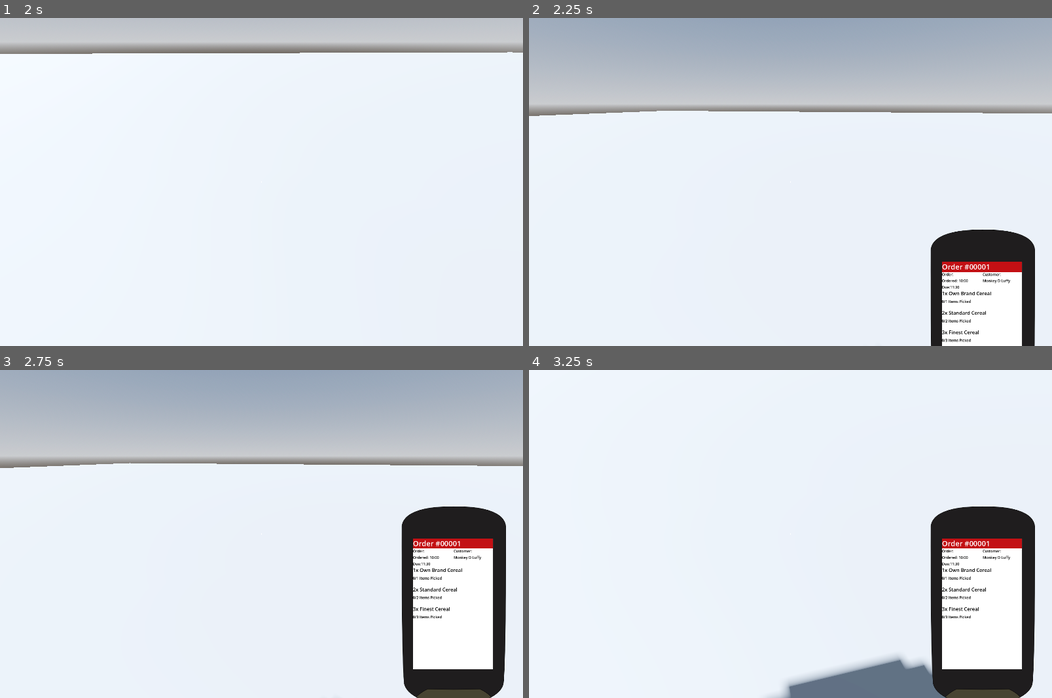
Above: before the commit, frames 1-4 (two rows, left to right).
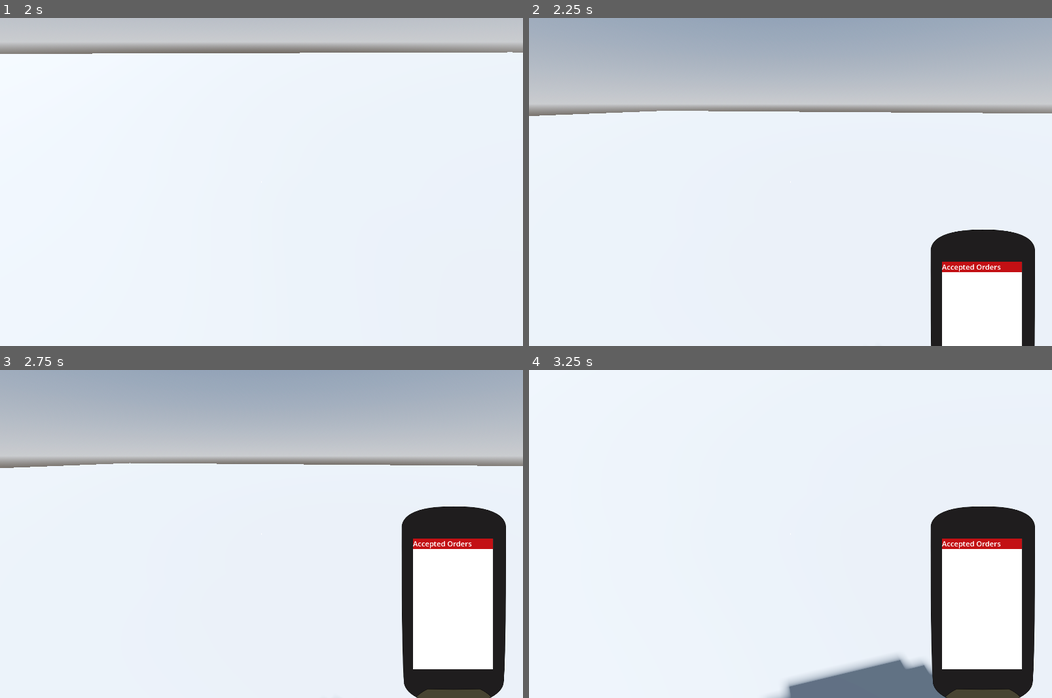
Above: after the commit, the same moments.

Repository: Allus-Interactive/speedy-shopper
Game: Godot game, scene res://game/world/shops/shop.tscn
Same seed, same stepped clock (60 frames per second), same inputs: the game is played once before the commit and once after it.
Inputs (mouse positions are in pixels of both pictures, inside the frame that each line leads up to):
- Up to frame 1 (2 s): tap Enter at 0.5 s; move the mouse to (376, 165) at 0.52 s; hold D (product_rotate_right) 0.53-1.28 s; tap E (interact) at 0.6 s; click (376, 165) at 0.67 s; move the mouse to (235, 182) at 1.27 s; hold W (forwards) from 1.28 s (still down); tap R (replace) at 1.35 s
- Up to frame 2 (2.25 s): keep holding W (forwards); tap Space at 2 s; move the mouse to (800, 175) at 2.02 s; tap T (toggle_scanner) at 2.1 s
- Up to frame 3 (2.75 s): keep holding W (forwards)
- Up to frame 4 (3.25 s): keep holding W (forwards); move the mouse to (785, 540) at 2.77 s; tap E (interact) at 2.85 s; click (785, 540) at 2.92 s

Frame 1 is identical in both runs. In frame 2, 0.5% of the frame differs, in the area x 78-92%, y 74-99%; in frame 3, 0.5%, in the area x 78-95%, y 51-76%; in frame 4, 0.5%.

Commit message:
WiP: updating scanner UI

Diff:
--- a/godot-project/game/global/order_manager.gd
+++ b/godot-project/game/global/order_manager.gd
@@ -21,7 +21,22 @@
 	"reward": 10
 }
 
+var temp_order_2: Dictionary = {
+	"shop_name": "ScotMid",
+	"order_id": 2,
+	"items": [
+		{ "product_id": 1, "product_name": "Own Brand Cereal", "barcode_value": 1, "required_quantity": 2, "scanned_quantity": 0 },
+		{ "product_id": 3, "product_name": "Finest Cereal", "barcode_value": 3, "required_quantity": 1, "scanned_quantity": 0 }
+	],
+	"delivery_address": "Pickup",
+	"customer": "Nami",
+	"order_placed": "10:30",
+	"delivery_time": "11:45",
+	"reward": 10
+}
+
 var active_order: Dictionary = temp_order # TODO: should be initalized as {}
+var accepted_orders: Array = [temp_order, temp_order_2] # TODO: should be initialized as []
 
 func scan_product(product_id: int) -> bool:
 	if active_order.is_empty():
--- /dev/null
+++ b/godot-project/game/ui/scanner/accepted_item_label/accepted_item_label.gd
@@ -0,0 +1,11 @@
+extends ColorRect
+
+class_name AcceptedItemLabel
+
+@onready var order_label: Label = $OrderLabel
+
+func _ready() -> void:
+	pass
+
+func populate_data(order_number: int) -> void:
+	order_label.text = "Order #" + str(order_number).pad_zeros(5)
--- /dev/null
+++ b/godot-project/game/ui/scanner/accepted_item_label/accepted_item_label.tscn
@@ -0,0 +1,27 @@
+[gd_scene format=3 uid="uid://d3a8u10betvmf"]
+
+[ext_resource type="Script" uid="uid://bv0ynet7u3f6l" path="res://game/ui/scanner/accepted_item_label/accepted_item_label.gd" id="1_qvax5"]
+[ext_resource type="Theme" uid="uid://ch0elgt0g6a0j" path="res://assets/themes/scanner.tres" id="2_rxcdk"]
+
+[node name="AcceptedItemLabel" type="ColorRect" unique_id=504880122]
+offset_right = 40.0
+offset_bottom = 40.0
+script = ExtResource("1_qvax5")
+
+[node name="OrderLabel" type="Label" parent="." unique_id=638655724]
+custom_minimum_size = Vector2(262, 40)
+layout_mode = 0
+offset_right = 40.0
+offset_bottom = 23.0
+theme = ExtResource("2_rxcdk")
+text = "2x Skimmed Milk"
+
+[node name="QuantityLabel" type="Label" parent="." unique_id=1306817961]
+custom_minimum_size = Vector2(262, 20)
+layout_mode = 0
+offset_top = 30.0
+offset_right = 262.0
+offset_bottom = 50.0
+theme = ExtResource("2_rxcdk")
+theme_override_font_sizes/font_size = 12
+text = "1/2 Items Picked"
--- /dev/null
+++ b/godot-project/game/ui/scanner/available_item_label/available_item_label.gd
@@ -0,0 +1,3 @@
+extends ColorRect
+
+class_name AvailableItemLabel
--- /dev/null
+++ b/godot-project/game/ui/scanner/available_item_label/available_item_label.tscn
@@ -0,0 +1,8 @@
+[gd_scene format=3 uid="uid://bypk6l6koeuup"]
+
+[ext_resource type="Script" uid="uid://do7cq6kemoav2" path="res://game/ui/scanner/available_item_label/available_item_label.gd" id="1_yn8xm"]
+
+[node name="AvailableItemLabel" type="ColorRect" unique_id=1635080303]
+offset_right = 40.0
+offset_bottom = 40.0
+script = ExtResource("1_yn8xm")
--- a/godot-project/game/ui/scanner/scanner_ui.gd
+++ b/godot-project/game/ui/scanner/scanner_ui.gd
@@ -7,16 +7,26 @@
 @export var slide_duration: float = 0.5
 
 @onready var scanner_container: TextureRect = $ScannerContainer
-@onready var title_label: Label = $ScannerContainer/Screen/MarginContainer/VBoxContainer/TitleLabel
-@onready var order_details_container: HBoxContainer = $ScannerContainer/Screen/MarginContainer/VBoxContainer/OrderDetailsContainer
-@onready var order_details: Label = $ScannerContainer/Screen/MarginContainer/VBoxContainer/OrderDetailsContainer/VBoxDelivery/OrderDetails
-@onready var delivery_details: Label = $ScannerContainer/Screen/MarginContainer/VBoxContainer/OrderDetailsContainer/VBoxDelivery/DeliveryDetails
-@onready var customer_details: Label = $ScannerContainer/Screen/MarginContainer/VBoxContainer/OrderDetailsContainer/VBoxCustomer/CustomerDetails
-@onready var items_list: VBoxContainer = $ScannerContainer/Screen/MarginContainer/VBoxContainer/ScrollContainer/ItemsList
+# View Containers
+@onready var current_order_view: MarginContainer = $ScannerContainer/Screen/CurrentOrderView
+@onready var accepted_orders_view: MarginContainer = $ScannerContainer/Screen/AcceptedOrdersView
+@onready var available_orders_view: MarginContainer = $ScannerContainer/Screen/AvailableOrdersView
+# Current Order View
+@onready var title_label: Label = $ScannerContainer/Screen/CurrentOrderView/VBoxContainer/TitleLabel
+@onready var order_details_container: HBoxContainer = $ScannerContainer/Screen/CurrentOrderView/VBoxContainer/OrderDetailsContainer
+@onready var order_details: Label = $ScannerContainer/Screen/CurrentOrderView/VBoxContainer/OrderDetailsContainer/VBoxDelivery/OrderDetails
+@onready var delivery_details: Label = $ScannerContainer/Screen/CurrentOrderView/VBoxContainer/OrderDetailsContainer/VBoxDelivery/DeliveryDetails
+@onready var customer_details: Label = $ScannerContainer/Screen/CurrentOrderView/VBoxContainer/OrderDetailsContainer/VBoxCustomer/CustomerDetails
+@onready var items_list: VBoxContainer = $ScannerContainer/Screen/CurrentOrderView/VBoxContainer/ScrollContainer/ItemsList
+# Accepted Orders View
+@onready var accepted_items_list: VBoxContainer = $ScannerContainer/Screen/AcceptedOrdersView/VBoxContainer/AcceptedOrdersScroll/AcceptedItemsList
+# Available Orders View
+@onready var available_items_list: VBoxContainer = $ScannerContainer/Screen/AvailableOrdersView/VBoxContainer/AvailableOrdersScroll/AvailableItemsList
 
 @onready var scanner_theme = preload("res://assets/themes/scanner.tres")
 
 @onready var item_label_scene = preload("res://game/ui/scanner/item_label/item_label.tscn")
+@onready var accepted_item_label_scene = preload("res://game/ui/scanner/accepted_item_label/accepted_item_label.tscn")
 
 var is_open: bool = false
 var is_animating: bool = false
@@ -63,27 +73,57 @@
 	is_animating = false
 
 func refresh_from_order() -> void:
-	var order = TheOrderManager.active_order
-	#var order = {}
+	#var order = TheOrderManager.active_order
+	var order = {}
+	if order:
+		print("Show current Order")
+		# show current order view
+		current_order_view.visible = true
+		accepted_orders_view.visible = false
+		available_orders_view.visible = false
+		_build_current_order_view(order)
+	elif TheOrderManager.accepted_orders.size() > 0:
+		print("Show accepted Orders")
+		# show accepted order view
+		current_order_view.visible = false
+		accepted_orders_view.visible = true
+		available_orders_view.visible = false
+		_build_accepted_orders_view()
+	else:
+		print("Show available Orders")
+		# show available orders
+		current_order_view.visible = false
+		accepted_orders_view.visible = false
+		available_orders_view.visible = true
+		_build_available_orders_view()
 
-	if order.is_empty():
-		_clear_ui()
-		return
+	# TODO: investigate if we need this
+	#if order.is_empty():
+		#_clear_ui()
+		#return
 
+func _clear_ui() -> void:
+	current_order_view.visible = false
+	accepted_orders_view.visible = false
+	available_orders_view.visible = true
+
+	for child in items_list.get_children():
+		child.queue_free()
+
+	for child in accepted_items_list.get_children():
+		child.queue_free()
+
+	for child in available_items_list.get_children():
+		child.queue_free()
+
+func _build_current_order_view(order) -> void:
 	title_label.text = "Order #" + str(order.get("order_id")).pad_zeros(5)
 	order_details_container.visible = true
 	customer_details.text = order.get("customer")
 	order_details.text = "Ordered: " +order.get("order_placed")
-	delivery_details.text = "Due:" + order.get("delivery_time")
+	delivery_details.text = "Due: " + order.get("delivery_time")
 
 	_rebuild_items_list(order.get("items", []))
-
-func _clear_ui() -> void:
-	title_label.text = "No Active Order"
-	order_details_container.visible = false
-
-	for child in items_list.get_children():
-		child.queue_free()
 
 func _rebuild_items_list(items: Array) -> void:
 	for child in items_list.get_children():
@@ -100,3 +140,31 @@
 		items_list.add_child(row)
 		# populate label data
 		row.populate_data(item_name, required_qty, scanned_qty)
+
+func _build_accepted_orders_view() -> void:
+	var items = TheOrderManager.accepted_orders
+	_rebuild_accepted_items_list(items)
+
+func _rebuild_accepted_items_list(items: Array) -> void:
+	for child in accepted_items_list.get_children():
+		child.queue_free()
+
+	for item in items:
+		var row: AcceptedItemLabel = accepted_item_label_scene.instantiate()
+
+		var order_number: int = item.get("order_id")
+
+		# Add label to items list
+		items_list.add_child(row)
+		# populate label data
+		row.populate_data(order_number)
+
+func _build_available_orders_view() -> void:
+	print("Building the Accepted Orders view")
+
+func _rebuild_available_items_list(items: Array) -> void:
+	for child in accepted_items_list.get_children():
+		child.queue_free()
+
+	for item in items:
+		print("Build the label")
--- a/godot-project/game/ui/scanner/scanner_ui.tscn
+++ b/godot-project/game/ui/scanner/scanner_ui.tscn
@@ -30,7 +30,8 @@
 grow_horizontal = 2
 grow_vertical = 2
 
-[node name="MarginContainer" type="MarginContainer" parent="ScannerContainer/Screen" unique_id=1271660774]
+[node name="CurrentOrderView" type="MarginContainer" parent="ScannerContainer/Screen" unique_id=1271660774]
+visible = false
 custom_minimum_size = Vector2(264, 430)
 layout_mode = 1
 anchors_preset = 8
@@ -45,11 +46,11 @@
 grow_horizontal = 2
 grow_vertical = 2
 
-[node name="VBoxContainer" type="VBoxContainer" parent="ScannerContainer/Screen/MarginContainer" unique_id=1290389730]
+[node name="VBoxContainer" type="VBoxContainer" parent="ScannerContainer/Screen/CurrentOrderView" unique_id=1290389730]
 layout_mode = 2
 theme_override_constants/separation = 0
 
-[node name="TitleLabel" type="Label" parent="ScannerContainer/Screen/MarginContainer/VBoxContainer" unique_id=1794571013]
+[node name="TitleLabel" type="Label" parent="ScannerContainer/Screen/CurrentOrderView/VBoxContainer" unique_id=1794571013]
 layout_mode = 2
 theme = ExtResource("1_6jepp")
 theme_override_colors/font_color = Color(1, 1, 1, 1)
@@ -57,57 +58,107 @@
 theme_override_styles/normal = SubResource("StyleBoxFlat_pq742")
 text = "Order #00001"
 
-[node name="OrderDetailsContainer" type="HBoxContainer" parent="ScannerContainer/Screen/MarginContainer/VBoxContainer" unique_id=62385124]
+[node name="OrderDetailsContainer" type="HBoxContainer" parent="ScannerContainer/Screen/CurrentOrderView/VBoxContainer" unique_id=62385124]
 layout_mode = 2
 
-[node name="VBoxDelivery" type="VBoxContainer" parent="ScannerContainer/Screen/MarginContainer/VBoxContainer/OrderDetailsContainer" unique_id=821880702]
+[node name="VBoxDelivery" type="VBoxContainer" parent="ScannerContainer/Screen/CurrentOrderView/VBoxContainer/OrderDetailsContainer" unique_id=821880702]
 custom_minimum_size = Vector2(120, 0)
 layout_mode = 2
 
-[node name="DeliveryLabel" type="Label" parent="ScannerContainer/Screen/MarginContainer/VBoxContainer/OrderDetailsContainer/VBoxDelivery" unique_id=1676859107]
+[node name="DeliveryLabel" type="Label" parent="ScannerContainer/Screen/CurrentOrderView/VBoxContainer/OrderDetailsContainer/VBoxDelivery" unique_id=1676859107]
 custom_minimum_size = Vector2(130, 0)
 layout_mode = 2
 theme = ExtResource("1_6jepp")
 theme_override_font_sizes/font_size = 12
 text = "Order:"
 
-[node name="OrderDetails" type="Label" parent="ScannerContainer/Screen/MarginContainer/VBoxContainer/OrderDetailsContainer/VBoxDelivery" unique_id=144819064]
+[node name="OrderDetails" type="Label" parent="ScannerContainer/Screen/CurrentOrderView/VBoxContainer/OrderDetailsContainer/VBoxDelivery" unique_id=144819064]
 custom_minimum_size = Vector2(130, 0)
 layout_mode = 2
 theme = ExtResource("1_6jepp")
 theme_override_font_sizes/font_size = 12
 text = "Placed:"
 
-[node name="DeliveryDetails" type="Label" parent="ScannerContainer/Screen/MarginContainer/VBoxContainer/OrderDetailsContainer/VBoxDelivery" unique_id=424528954]
+[node name="DeliveryDetails" type="Label" parent="ScannerContainer/Screen/CurrentOrderView/VBoxContainer/OrderDetailsContainer/VBoxDelivery" unique_id=424528954]
 custom_minimum_size = Vector2(130, 0)
 layout_mode = 2
 theme = ExtResource("1_6jepp")
 theme_override_font_sizes/font_size = 12
 text = "Due:"
 
-[node name="VBoxCustomer" type="VBoxContainer" parent="ScannerContainer/Screen/MarginContainer/VBoxContainer/OrderDetailsContainer" unique_id=1488224293]
+[node name="VBoxCustomer" type="VBoxContainer" parent="ScannerContainer/Screen/CurrentOrderView/VBoxContainer/OrderDetailsContainer" unique_id=1488224293]
 custom_minimum_size = Vector2(120, 0)
 layout_mode = 2
 
-[node name="CustomerLabel" type="Label" parent="ScannerContainer/Screen/MarginContainer/VBoxContainer/OrderDetailsContainer/VBoxCustomer" unique_id=840604126]
+[node name="CustomerLabel" type="Label" parent="ScannerContainer/Screen/CurrentOrderView/VBoxContainer/OrderDetailsContainer/VBoxCustomer" unique_id=840604126]
 custom_minimum_size = Vector2(130, 0)
 layout_mode = 2
 theme = ExtResource("1_6jepp")
 theme_override_font_sizes/font_size = 12
 text = "Customer:"
 
-[node name="CustomerDetails" type="Label" parent="ScannerContainer/Screen/MarginContainer/VBoxContainer/OrderDetailsContainer/VBoxCustomer" unique_id=1089211541]
+[node name="CustomerDetails" type="Label" parent="ScannerContainer/Screen/CurrentOrderView/VBoxContainer/OrderDetailsContainer/VBoxCustomer" unique_id=1089211541]
 custom_minimum_size = Vector2(130, 0)
 layout_mode = 2
 theme = ExtResource("1_6jepp")
 theme_override_font_sizes/font_size = 12
 text = "Name"
 
-[node name="ScrollContainer" type="ScrollContainer" parent="ScannerContainer/Screen/MarginContainer/VBoxContainer" unique_id=1416076793]
+[node name="ScrollContainer" type="ScrollContainer" parent="ScannerContainer/Screen/CurrentOrderView/VBoxContainer" unique_id=1416076793]
 custom_minimum_size = Vector2(0, 340)
 layout_mode = 2
 
-[node name="ItemsList" type="VBoxContainer" parent="ScannerContainer/Screen/MarginContainer/VBoxContainer/ScrollContainer" unique_id=497716111]
+[node name="ItemsList" type="VBoxContainer" parent="ScannerContainer/Screen/CurrentOrderView/VBoxContainer/ScrollContainer" unique_id=497716111]
+layout_mode = 2
+
+[node name="AcceptedOrdersView" type="MarginContainer" parent="ScannerContainer/Screen" unique_id=971138079]
+custom_minimum_size = Vector2(264, 430)
+layout_mode = 0
+offset_right = 40.0
+offset_bottom = 40.0
+
+[node name="VBoxContainer" type="VBoxContainer" parent="ScannerContainer/Screen/AcceptedOrdersView" unique_id=1917180338]
+layout_mode = 2
+theme_override_constants/separation = 0
+
+[node name="TitleLabel" type="Label" parent="ScannerContainer/Screen/AcceptedOrdersView/VBoxContainer" unique_id=1735767547]
+layout_mode = 2
+theme = ExtResource("1_6jepp")
+theme_override_colors/font_color = Color(1, 1, 1, 1)
+theme_override_font_sizes/font_size = 24
+theme_override_styles/normal = SubResource("StyleBoxFlat_pq742")
+text = "Accepted Orders"
+
+[node name="AcceptedOrdersScroll" type="ScrollContainer" parent="ScannerContainer/Screen/AcceptedOrdersView/VBoxContainer" unique_id=2072181914]
+custom_minimum_size = Vector2(0, 395)
+layout_mode = 2
+
+[node name="AcceptedItemsList" type="VBoxContainer" parent="ScannerContainer/Screen/AcceptedOrdersView/VBoxContainer/AcceptedOrdersScroll" unique_id=996857292]
+layout_mode = 2
+
+[node name="AvailableOrdersView" type="MarginContainer" parent="ScannerContainer/Screen" unique_id=1988843271]
+custom_minimum_size = Vector2(264, 430)
+layout_mode = 0
+offset_right = 40.0
+offset_bottom = 40.0
+
+[node name="VBoxContainer" type="VBoxContainer" parent="ScannerContainer/Screen/AvailableOrdersView" unique_id=1866353076]
+layout_mode = 2
+theme_override_constants/separation = 0
+
+[node name="TitleLabel" type="Label" parent="ScannerContainer/Screen/AvailableOrdersView/VBoxContainer" unique_id=1665384987]
+layout_mode = 2
+theme = ExtResource("1_6jepp")
+theme_override_colors/font_color = Color(1, 1, 1, 1)
+theme_override_font_sizes/font_size = 24
+theme_override_styles/normal = SubResource("StyleBoxFlat_pq742")
+text = "Available Orders"
+
+[node name="AvailableOrdersScroll" type="ScrollContainer" parent="ScannerContainer/Screen/AvailableOrdersView/VBoxContainer" unique_id=1182706888]
+custom_minimum_size = Vector2(0, 395)
+layout_mode = 2
+
+[node name="AvailableItemsList" type="VBoxContainer" parent="ScannerContainer/Screen/AvailableOrdersView/VBoxContainer/AvailableOrdersScroll" unique_id=1162525198]
 layout_mode = 2
 
 [node name="ColorRect" type="ColorRect" parent="." unique_id=1870317863]
Not shown, added: godot-project/game/ui/scanner/accepted_item_label/accepted_item_label.gd.uid
Not shown, added: godot-project/game/ui/scanner/available_item_label/available_item_label.gd.uid
